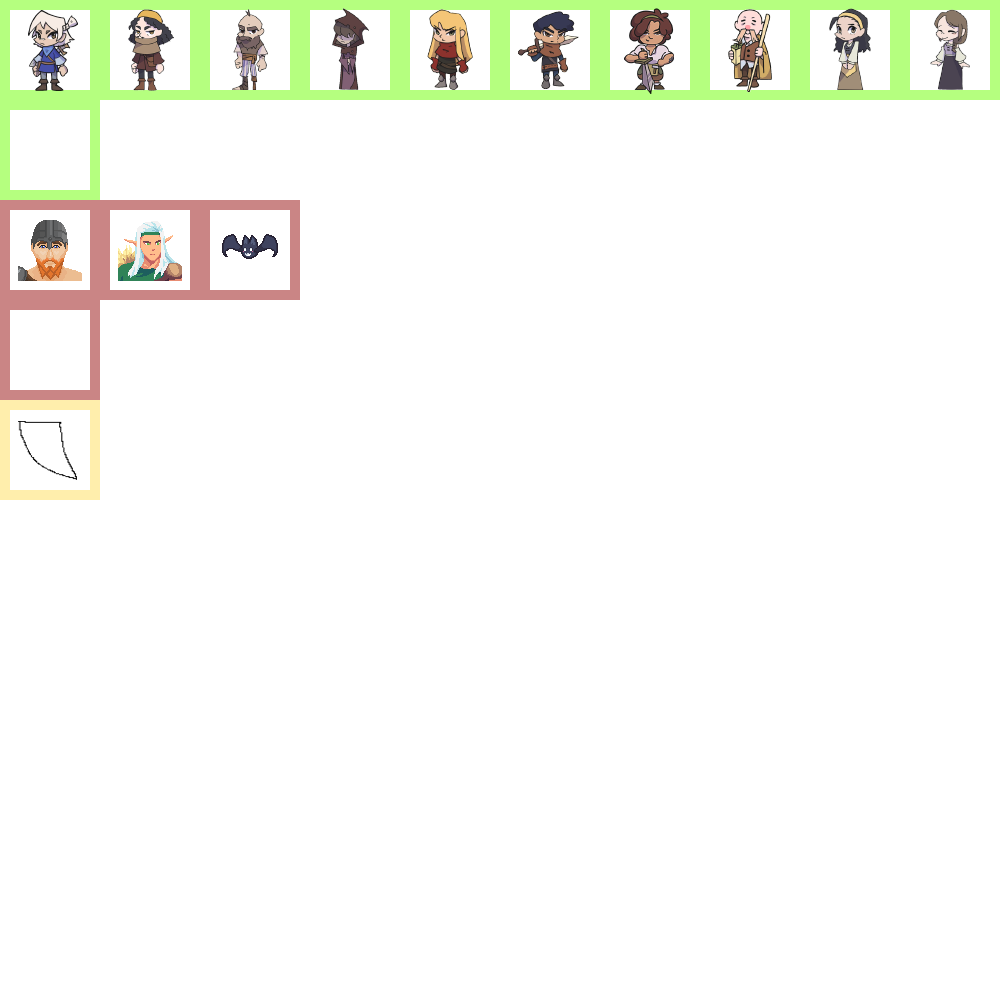
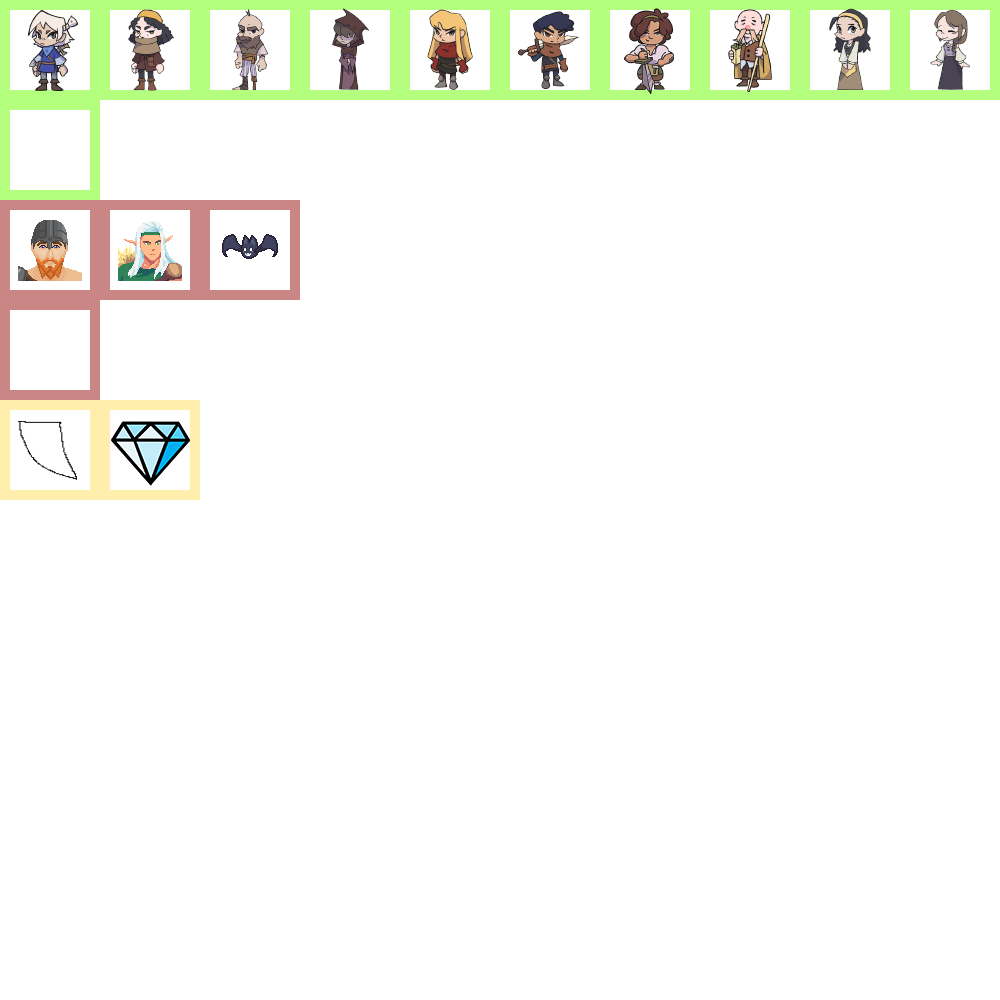
The second 1000px x 1000px image is a revision of the first. Changes to its layers:
added layer "Rectángulo 1 copia 16" (50%) in group "100x100" over [100, 400, 200, 500]
added layer "texture_diamond" in group "100x100" over [111, 421, 190, 486]
